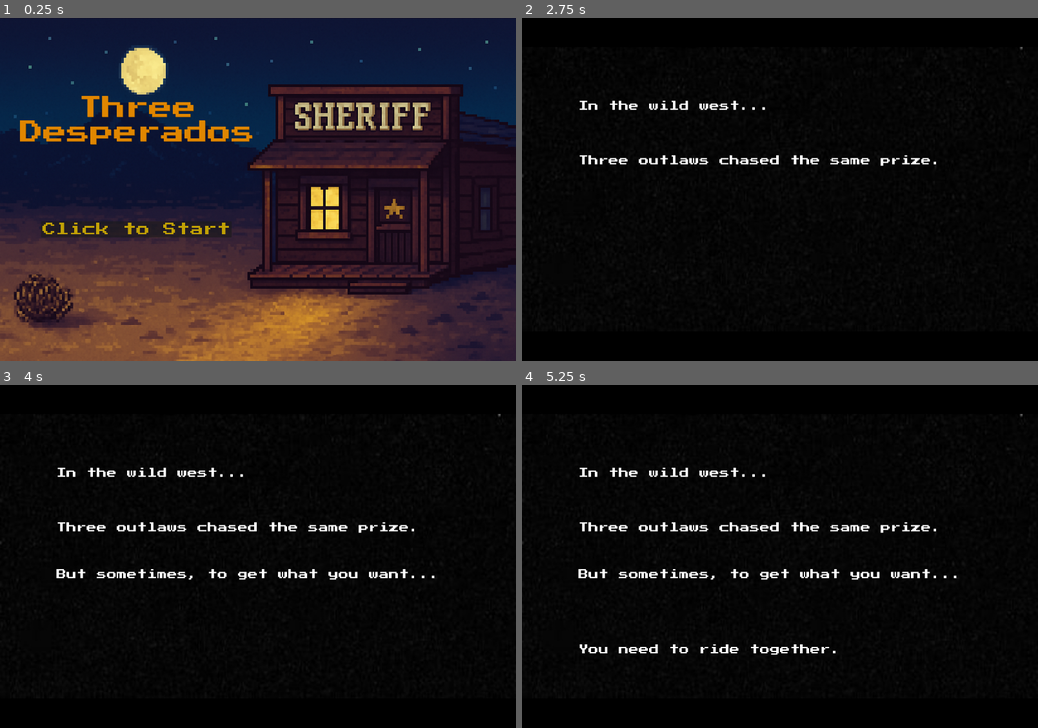
Above: before the commit, frames 1-4 (two rows, left to right).
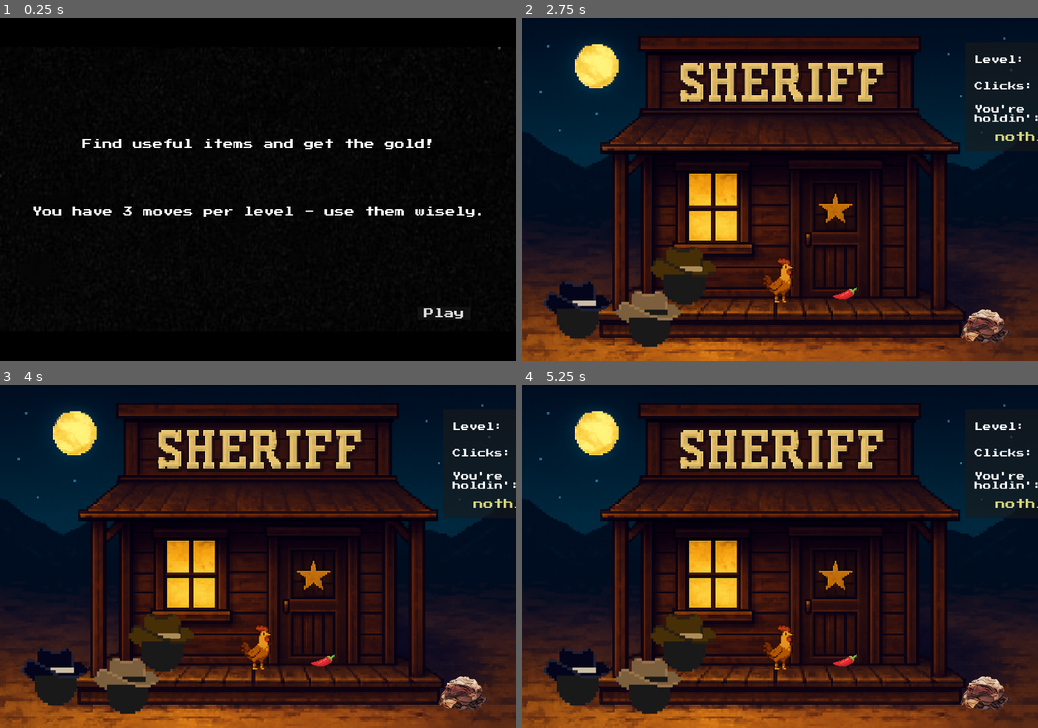
Above: after the commit, the same moments.

Repository: anamaroe/ThreeDesperados
Game: Godot game, scene res://ReadyToPlay/ready_to_play.tscn
The game is run twice, just before and just after one commit, with the same random seed, the same clock (stepped at 60 frames per second) and the same inputs. Before the commit the project starts from res://StartScreen/start_screen.tscn.
Inputs (mouse positions are in pixels of both pictures, inside the frame that each line leads up to):
- Up to frame 1 (0.25 s): no input
- Up to frame 2 (2.75 s): click "Click to Start" (after the commit: "Play") at 0.5 s; click "Click to Start" (after the commit: "Play") at 1.25 s; tap Enter at 2 s; move the mouse to (893, 172) at 2.02 s; click (893, 172) at 2.17 s
- Up to frame 3 (4 s): move the mouse to (154, 573) at 2.77 s; click (154, 573) at 2.92 s; tap Space at 3.5 s; move the mouse to (309, 481) at 3.52 s; click (309, 481) at 3.67 s
- Up to frame 4 (5.25 s): tap Enter at 4.25 s; move the mouse to (754, 625) at 4.27 s; click (754, 625) at 4.42 s; tap Space at 5 s; move the mouse to (934, 607) at 5.02 s; click (934, 607) at 5.17 s

The runs differ from the first frame. In frame 1, 90% of the frame differs, in the area x 0-100%, y 0-100%; in frame 2, 78%; in frame 3, 78%; in frame 4, 78%.

Commit message:
updated clicks counter

Diff:
--- a/GameOver/blinker.gd
+++ b/GameOver/blinker.gd
@@ -7,17 +7,10 @@
 
 func _ready():
 	match GameState.current_lvl:
-		1:
-			GameState.num_of_clicks = 0
-			label_txt.text = "You woke up the sheriff!"
-		2:
-			GameState.num_of_clicks_2 = 0
-			label_txt.text = "The Guard woke up\nand you got caught!"
-		3:
-			GameState.num_of_clicks_3 = 0
-			label_txt.text = "The Sheriff woke up\nand you got caught!"
-		_:
-			print("Game over scene called in wrong timeee")
+		1: label_txt.text = "You woke up the sheriff!"
+		2: label_txt.text = "The Guard woke up\nand you got caught!"
+		3: label_txt.text = "The Sheriff woke up\nand you got caught!"
+		_: print("Game over scene called in wrong time")
 
 func _pressed():
 	get_tree().change_scene_to_file("res://LevelIntro/level_intro.tscn")
--- a/GameState.gd
+++ b/GameState.gd
@@ -2,100 +2,65 @@
 
 var num_of_clicks: int = 0
 var currently_held_item_name: String = ""
+
 var chick_fed = false
-
-# lvl 2
-var num_of_clicks_2: int = 0
 var guard_beaten = false
-var currently_held_item_name_2: String = ""
-
-# lvl 3
-var num_of_clicks_3: int = 0
-var safe_opened = false
 var sheriff_beaten = false
-var currently_held_item_name_3: String = ""
-
 
 var current_lvl: int = 1
-
-# new
 var restarting_level: bool = false
 
-# both
 func _ready():
 	num_of_clicks = 0
 	currently_held_item_name = ""
 	chick_fed = false
-
-	num_of_clicks_2 = 0
-	currently_held_item_name_2 = ""
 	guard_beaten = false
-
-	num_of_clicks_3 = 0
-	currently_held_item_name_3 = ""
-	safe_opened = false
+	sheriff_beaten = false
 
 func get_clicks_label():
 	if get_tree().current_scene and get_tree().current_scene.has_node("CanvasLayer/Panel/clicks_num"):
 		return get_tree().current_scene.get_node("CanvasLayer/Panel/clicks_num")
 	return null
 
-# first
 func increment_clicks():
 	if num_of_clicks + 1 == 4:
-		if GameState.chick_fed == true:
+		if GameState.chick_fed == true and GameState.current_lvl == 1:
+				return
+		if GameState.guard_beaten == true and GameState.current_lvl == 2:
+				return
+		if GameState.sheriff_beaten == true and GameState.current_lvl == 3:
 				return
 		var label = get_clicks_label()
+
 		if label:
 			label.text = "too\nmany"
 		currently_held_item_name = ""
-		chick_fed = false
 		await get_tree().create_timer(1.0).timeout
-		_on_clicked_timeout()
+
+		if GameState.current_lvl == 1:
+			chick_fed = false
+			_on_clicked_timeout1()
+		if GameState.current_lvl == 2:
+			guard_beaten = false
+			_on_clicked_timeout2()
+		if GameState.current_lvl == 3:
+			sheriff_beaten = false
+			_on_clicked_timeout3()
 	else:
-		num_of_clicks += 1
+		GameState.num_of_clicks += 1
 		update_click_label()
 
-func _on_clicked_timeout():
+func _on_clicked_timeout1():
 	$"../Level1/Sheriff".visible = true
 	$"../Level1/Sheriff/Audio".play()
 	await get_tree().create_timer(2.1).timeout
 	_on_sheriff_timeout()
 
 func _on_sheriff_timeout():
-	# game over
 	GameState.restarting_level = true
 	GameState.current_lvl = 1
 	get_tree().change_scene_to_file("res://GameOver/game_over.tscn")
 	return
-
-func reset_clicks():
-	num_of_clicks = 0
-	update_click_label()
-
-func update_click_label():
-	print("update click label")
-	var label = get_clicks_label()
-	if label:
-		label.text = str(num_of_clicks)
-		print("clicks updated to ", num_of_clicks)
-
-# level 2
-func increment_clicks2():
-	if num_of_clicks_2 + 1 == 4:
-		if GameState.guard_beaten == true:
-				return
-		var label = get_clicks_label()
-		if label:
-			label.text = "too\nmany"
-		currently_held_item_name_2 = ""
-		guard_beaten = false
-		await get_tree().create_timer(1.0).timeout
-		_on_clicked_timeout2()
-	else:
-		print("clicked on ", currently_held_item_name_2)
-		num_of_clicks_2 += 1
-		update_click_label2()
 
 func _on_clicked_timeout2():
 	$"../Level2/GuardAlerted".visible = true
@@ -105,42 +70,10 @@
 	_on_guard_timeout()
 
 func _on_guard_timeout():
-	# game over
 	GameState.restarting_level = true
 	GameState.current_lvl = 2
 	get_tree().change_scene_to_file("res://GameOver/game_over.tscn")
 	return
-
-func reset_clicks2():
-	num_of_clicks_2 = 0
-	update_click_label2()
-
-func update_click_label2():
-	print("update click label 2")
-	var label = get_clicks_label()
-	if label:
-		label.text = str(num_of_clicks_2)
-		print("clicks updated to ", num_of_clicks_2)
-
-
-
-# third
-func increment_clicks3():
-	if num_of_clicks_3 + 1 == 4:
-		if GameState.safe_opened == true:
-				return
-		var label = get_clicks_label()
-		if label:
-			label.text = "too\nmany"
-		currently_held_item_name_3 = ""
-		safe_opened = false
-		sheriff_beaten = false
-		await get_tree().create_timer(1.0).timeout
-		_on_clicked_timeout3()
-	else:
-		print("clicked on ", currently_held_item_name_3)
-		num_of_clicks_3 += 1
-		update_click_label3()
 
 func _on_clicked_timeout3():
 	$"../Level3/SheriffSleepy".visible = false
@@ -150,19 +83,16 @@
 	_on_sheriff_timeout3()
 
 func _on_sheriff_timeout3():
-	# game over
 	GameState.restarting_level = true
 	GameState.current_lvl = 3
 	get_tree().change_scene_to_file("res://GameOver/game_over.tscn")
 	return
 
-func reset_clicks3():
-	num_of_clicks_3 = 0
-	update_click_label3()
-
-func update_click_label3():
-	print("update click label 3")
+func update_click_label():
 	var label = get_clicks_label()
 	if label:
-		label.text = str(num_of_clicks_3)
-		print("clicks updated to ", num_of_clicks_3)
+		label.text = str(num_of_clicks)
+
+func reset_clicks():
+	num_of_clicks = 0
+	update_click_label()
--- a/Level2/guard.gd
+++ b/Level2/guard.gd
@@ -9,22 +9,22 @@
 
 func on_area_2d_input_event(viewport, event, shape_idx):
 	if event is InputEventMouseButton and event.button_index == MOUSE_BUTTON_LEFT and event.pressed:
-		GameState.increment_clicks2()
+		GameState.increment_clicks()
 		# on se uvek pomami, osim ako imam rope n cloth
-		print(GameState.currently_held_item_name_2)
-		if GameState.currently_held_item_name_2 == "rope n' cloth":
+		print(GameState.currently_held_item_name)
+		if GameState.currently_held_item_name == "rope n' cloth":
 			# success
 			# zavezi ga
 			$"../../Guard".visible = false
 			$"../../GuardLeft".visible = true
 			$"../../RopeNCloth".visible = false
 			GameState.guard_beaten = true
-			GameState.currently_held_item_name_2 = ""
+			GameState.currently_held_item_name = ""
 		else:
 			$"../../GuardAlerted".visible = true
 			$"../../Guard".visible = false
 			$"../../GuardAlerted/Audio".play()
-			GameState.currently_held_item_name_2 = ""
+			GameState.currently_held_item_name = ""
 			await get_tree().create_timer(2.1).timeout
 			_on_guard_timeout()
 
--- a/Level2/key.gd
+++ b/Level2/key.gd
@@ -19,7 +19,7 @@
 
 func on_area_2d_input_event(viewport, event, shape_idx):
 	if event is InputEventMouseButton and event.button_index == MOUSE_BUTTON_LEFT and event.pressed:
-		GameState.increment_clicks2()
+		GameState.increment_clicks()
 		if is_on_scene:
 			pick_up()
 		else:
--- a/Level2/main.gd
+++ b/Level2/main.gd
@@ -2,7 +2,7 @@
 
 @onready var item_name_label = $CanvasLayer/Panel/item
 @onready var clicks_label = $CanvasLayer/Panel/clicks_num
-var currently_held_item_name2 = ""
+var currently_held_item_name = ""
 
 func _ready():
 	var rope_area_2d = $RopeNCloth/Area2D
@@ -19,10 +19,10 @@
 func on_item_picked_up(item_name):
 	item_name_label.text = item_name
 	print("picked up ", item_name)
-	currently_held_item_name2 = item_name
-	GameState.currently_held_item_name_2 = item_name
+	currently_held_item_name = item_name
+	GameState.currently_held_item_name = item_name
 
 func on_item_dropped():
 	item_name_label.text = "nothin'"
-	currently_held_item_name2 = ""
-	GameState.currently_held_item_name_2 = ""
+	currently_held_item_name = ""
+	GameState.currently_held_item_name = ""
--- a/Level2/rope.gd
+++ b/Level2/rope.gd
@@ -19,7 +19,7 @@
 
 func on_area_2d_input_event(viewport, event, shape_idx):
 	if event is InputEventMouseButton and event.button_index == MOUSE_BUTTON_LEFT and event.pressed:
-		GameState.increment_clicks2()
+		GameState.increment_clicks()
 		if is_on_scene:
 			pick_up()
 		else:
--- a/Level2/whiskey.gd
+++ b/Level2/whiskey.gd
@@ -18,7 +18,7 @@
 		# clicking the object after defeating the guard has no effect
 		if GameState.guard_beaten:
 			return
-		GameState.increment_clicks2()
+		GameState.increment_clicks()
 		$"../../Guard".visible = false
 		$"../../GuardAlerted".visible = true
 		$"../../GuardAlerted/Audio".play()
--- a/Level3/cup.gd
+++ b/Level3/cup.gd
@@ -19,7 +19,7 @@
 
 func on_area_2d_input_event(viewport, event, shape_idx):
 	if event is InputEventMouseButton and event.button_index == MOUSE_BUTTON_LEFT and event.pressed:
-		GameState.increment_clicks3()
+		GameState.increment_clicks()
 		if is_on_scene:
 			pick_up()
 		else:
--- a/Level3/main.gd
+++ b/Level3/main.gd
@@ -2,7 +2,7 @@
 
 @onready var item_name_label = $CanvasLayer/Panel/item
 @onready var clicks_label = $CanvasLayer/Panel/clicks_num
-var currently_held_item_name3 = ""
+var currently_held_item_name = ""
 
 func _ready():
 	var poster_area_2d = $Wanted2/Area2D
@@ -19,10 +19,10 @@
 func on_item_picked_up(item_name):
 	item_name_label.text = item_name
 	print("picked up ", item_name)
-	currently_held_item_name3 = item_name
-	GameState.currently_held_item_name_3 = item_name
+	currently_held_item_name = item_name
+	GameState.currently_held_item_name = item_name
 
 func on_item_dropped():
 	item_name_label.text = "nothin'"
-	currently_held_item_name3 = ""
-	GameState.currently_held_item_name_3 = ""
+	currently_held_item_name = ""
+	GameState.currently_held_item_name = ""
--- a/Level3/poster.gd
+++ b/Level3/poster.gd
@@ -20,7 +20,7 @@
 func on_area_2d_input_event(viewport, event, shape_idx):
 	if event is InputEventMouseButton and event.button_index == MOUSE_BUTTON_LEFT and event.pressed:
 		if GameState.sheriff_beaten == false:
-			GameState.increment_clicks3()
+			GameState.increment_clicks()
 			if is_on_scene:
 				pick_up()
 			else:
--- a/Level3/safe.gd
+++ b/Level3/safe.gd
@@ -19,7 +19,7 @@
 
 func on_area_2d_input_event(viewport, event, shape_idx):
 	if event is InputEventMouseButton and event.button_index == MOUSE_BUTTON_LEFT and event.pressed:
-		GameState.increment_clicks3()
+		GameState.increment_clicks()
 		if is_on_scene:
 			pick_up()
 		else:
--- a/Level3/sheriff.gd
+++ b/Level3/sheriff.gd
@@ -9,10 +9,10 @@
 
 func on_area_2d_input_event(viewport, event, shape_idx):
 	if event is InputEventMouseButton and event.button_index == MOUSE_BUTTON_LEFT and event.pressed:
-		GameState.increment_clicks3()
+		GameState.increment_clicks()
 		# on se uvek pomami, osim ako imam rope n cloth
-		print(GameState.currently_held_item_name_3)
-		if GameState.currently_held_item_name_3 == "cup":
+		print(GameState.currently_held_item_name)
+		if GameState.currently_held_item_name == "cup":
 			# success
 			$"../../SheriffSleepy".visible = false
 			$"../../Sheriff".visible = true
@@ -20,14 +20,14 @@
 			$"../../CupFallen".visible = true
 
 			GameState.sheriff_beaten = true
-			GameState.currently_held_item_name_3 = ""
+			GameState.currently_held_item_name = ""
 			$"../../CanvasLayer/Panel/item".text = "nothin'"
 		else:
 			print("tu sam")
 			$"../../SheriffSleepy".visible = false
 			$"../../SheriffAlerted".visible = true
 			$"../../SheriffAlerted/Audio".play()
-			GameState.currently_held_item_name_3 = ""
+			GameState.currently_held_item_name = ""
 			await get_tree().create_timer(2).timeout
 			_on_sheriff_timeout()
 			print("serif tajmoutovao")
--- a/LevelIntro/timer.gd
+++ b/LevelIntro/timer.gd
@@ -4,6 +4,8 @@
 
 func _ready():
 	level_num_label.text = "Level " + str(GameState.current_lvl)
+	GameState.reset_clicks()
+	GameState.currently_held_item_name = ""
 	var timer = get_tree().create_timer(1.4)
 	timer.timeout.connect(_on_timeout)
 
--- a/project.godot
+++ b/project.godot
@@ -11,7 +11,7 @@
 [application]
 
 config/name="Three Desperados"
-run/main_scene="uid://baoyqc3mkgu05"
+run/main_scene="uid://wa84l7biyjpm"
 config/features=PackedStringArray("4.4", "Forward Plus")
 config/icon="res://icon.svg"
 
